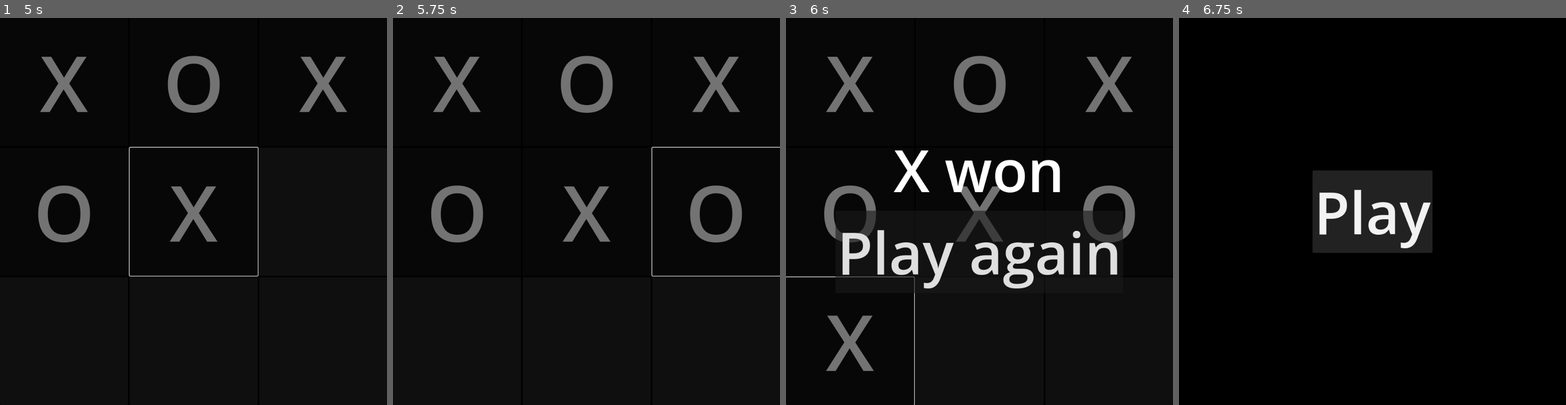
Above: before the commit, frames 1-4 (left to right).
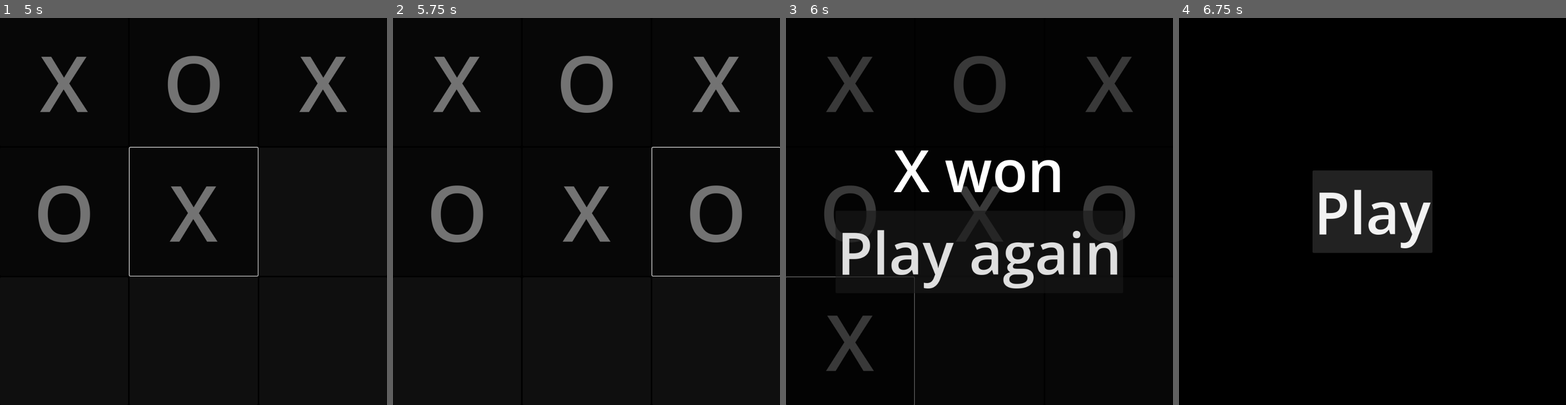
Above: after the commit, the same moments.

Repository: Vorgenstad/tic-tac-toe
Game: Godot game, scene res://scenes/main.tscn
Two runs of this game, one before a commit and one after it. Both use one fixed random seed, a clock stepped at 60 frames per second and the inputs below.
Inputs (mouse positions are in pixels of both pictures, inside the frame that each line leads up to):
- Up to frame 1 (5 s): click "Play" at 0.5 s; click (65, 83) at 1.25 s; click (193, 83) at 2 s; click (325, 83) at 2.75 s; click (65, 211) at 3.5 s; click (193, 211) at 4.25 s
- Up to frame 2 (5.75 s): click (718, 211) at 5 s
- Up to frame 3 (6 s): click (851, 343) at 5.75 s
- Up to frame 4 (6.75 s): click "Play again" at 6.5 s

Frames 1-2 are identical in both runs. In frame 3, 4.5% of the frame differs, in the area x 0-91%, y 9-100%; in frame 4, nothing differs.

Commit message:
Added faded background when game is over

Diff:
--- a/scenes/ui.tscn
+++ b/scenes/ui.tscn
@@ -1,27 +1,34 @@
-[gd_scene load_steps=2 format=3 uid="uid://bbj7g3m2xv5no"]
+[gd_scene load_steps=3 format=3 uid="uid://bbj7g3m2xv5no"]
 
 [ext_resource type="Script" path="res://scripts/ui.gd" id="1_6ah4x"]
+
+[sub_resource type="StyleBoxFlat" id="StyleBoxFlat_27sg1"]
+bg_color = Color(0, 0, 0, 0.509804)
 
 [node name="UI" type="CanvasLayer"]
 script = ExtResource("1_6ah4x")
 
-[node name="CenterContainer" type="CenterContainer" parent="."]
+[node name="PanelContainer" type="PanelContainer" parent="."]
 anchors_preset = 15
 anchor_right = 1.0
 anchor_bottom = 1.0
 grow_horizontal = 2
 grow_vertical = 2
+theme_override_styles/panel = SubResource("StyleBoxFlat_27sg1")
 
-[node name="VBoxContainer" type="VBoxContainer" parent="CenterContainer"]
+[node name="CenterContainer" type="CenterContainer" parent="PanelContainer"]
 layout_mode = 2
 
-[node name="InfoLabel" type="Label" parent="CenterContainer/VBoxContainer"]
+[node name="VBoxContainer" type="VBoxContainer" parent="PanelContainer/CenterContainer"]
+layout_mode = 2
+
+[node name="InfoLabel" type="Label" parent="PanelContainer/CenterContainer/VBoxContainer"]
 unique_name_in_owner = true
 layout_mode = 2
 horizontal_alignment = 1
 
-[node name="RestartButton" type="Button" parent="CenterContainer/VBoxContainer"]
+[node name="RestartButton" type="Button" parent="PanelContainer/CenterContainer/VBoxContainer"]
 layout_mode = 2
 text = "Play again"
 
-[connection signal="pressed" from="CenterContainer/VBoxContainer/RestartButton" to="." method="_on_restart_button_pressed"]
+[connection signal="pressed" from="PanelContainer/CenterContainer/VBoxContainer/RestartButton" to="." method="_on_restart_button_pressed"]
